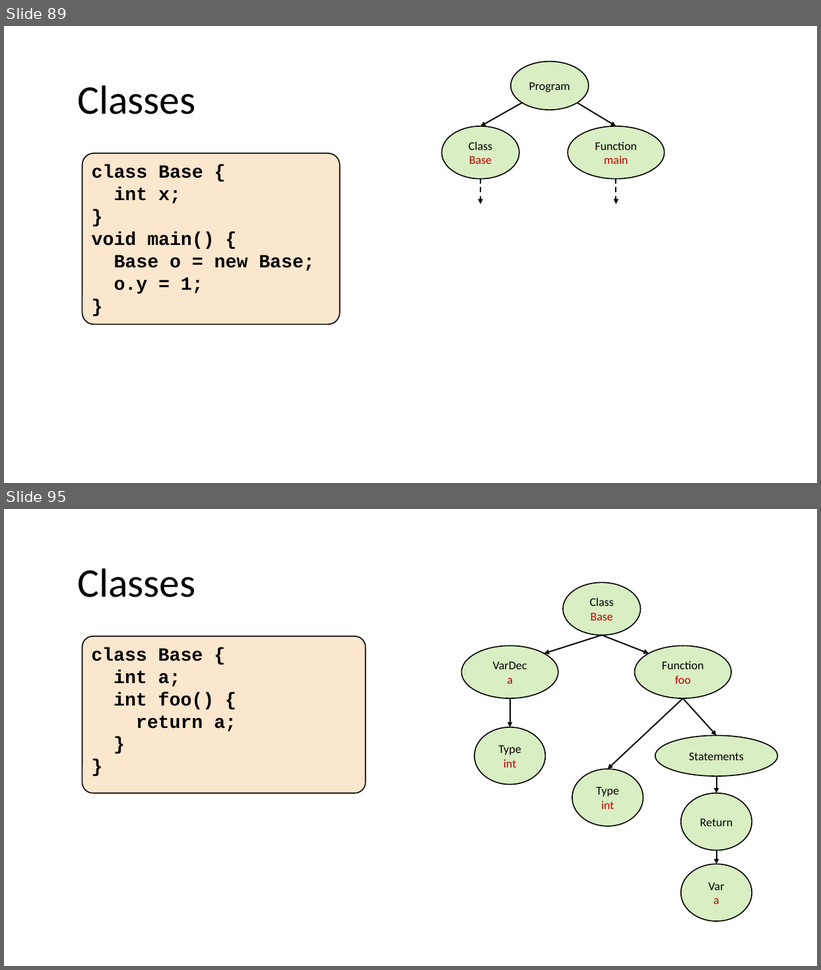
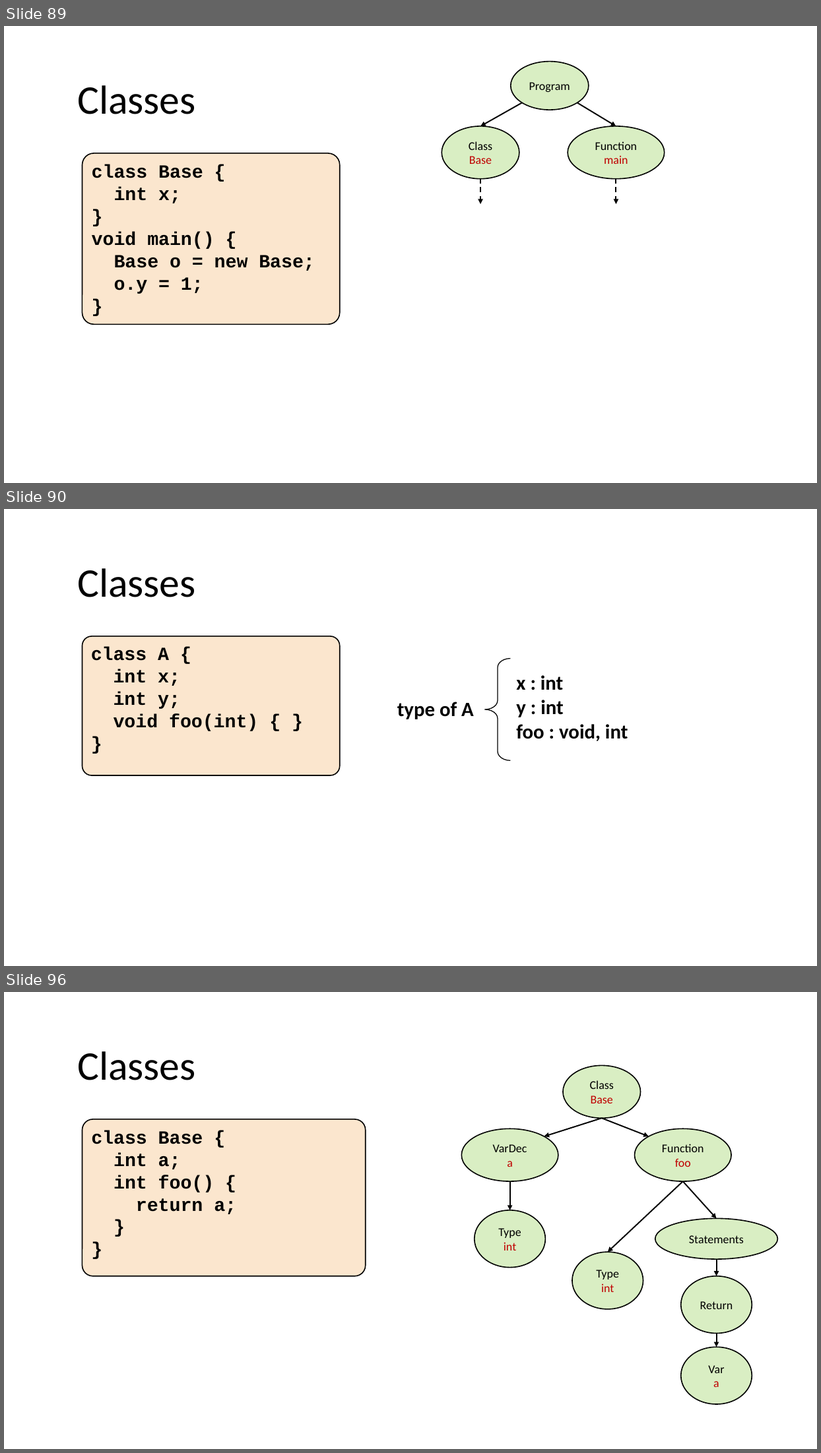
Before and after one commit to nivshani/compilation, a slide deck: slides/semantic.pptx. Shown one above the other, each under a label of ours: slides 89 and 95 before the commit, slides 89, 90 and 96 after it; the slides between them are not shown. The pictures are 821x970 and 821x1453 pixels, drawn with LibreOffice and Linux fonts; fonts in the diff are those of the drawing. Boxes give left, top, right and bottom in pixels: in the first picture for what was removed or moved away, otherwise in the second. Text is boxed around its words. In the diff, an @@ line names an element or a change of style, - is before the commit and + after.

```diff
--- a/slides/semantic.pptx
+++ b/slides/semantic.pptx
@@ slide 90 added at [4,509,817,966], background #FFFFFF @@
@@ text added at [77,568,195,597], 48 pt, text #000000 @@
+Classes
@@ rounded rectangle added at [82,636,339,776], fill #FBE6CE, outline #000000 1.25 pt, 22 pt, text #000000, bold @@
+class A {
+int x;
+int y;
+void foo(int) { }
+}
@@ right brace added at [485,658,511,761], outline #000000 1 pt @@
@@ text added at [516,675,628,741], 24 pt, text #000000, bold @@
+x : int
+y : int
+foo : void, int
@@ text added at [397,702,474,720], 24 pt, text #000000, bold @@
+type of A
@@ what was slide 95 is now slide 96 @@
```
Also in this commit, not shown: 11 slides changed, 1 other file.
